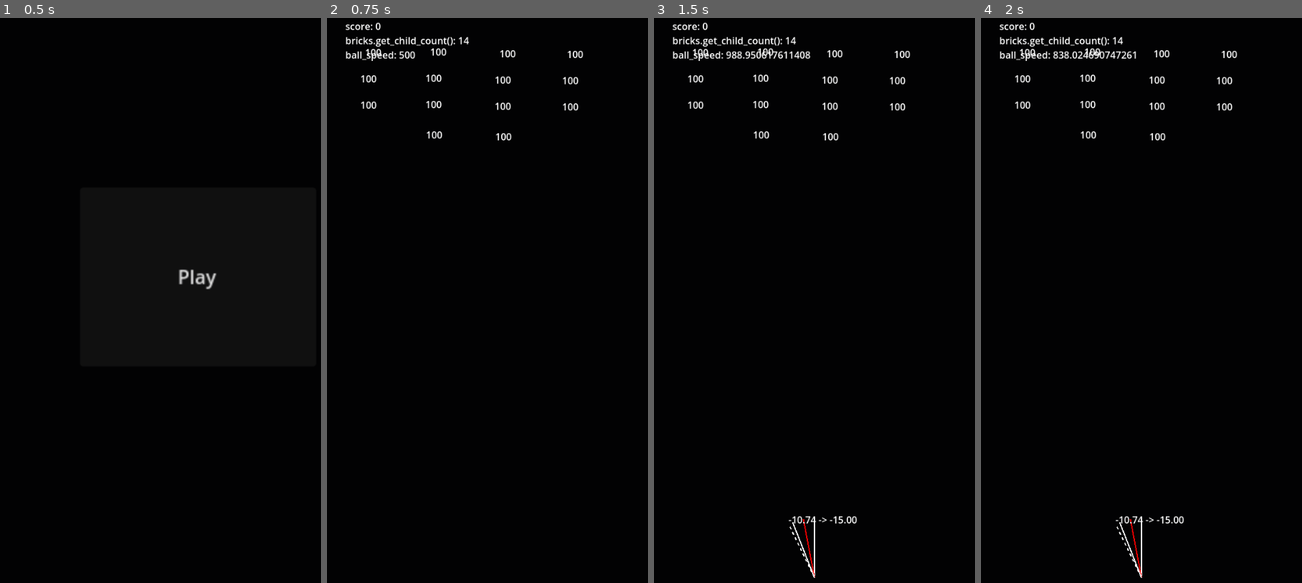
Above: before the commit, frames 1-4 (left to right).
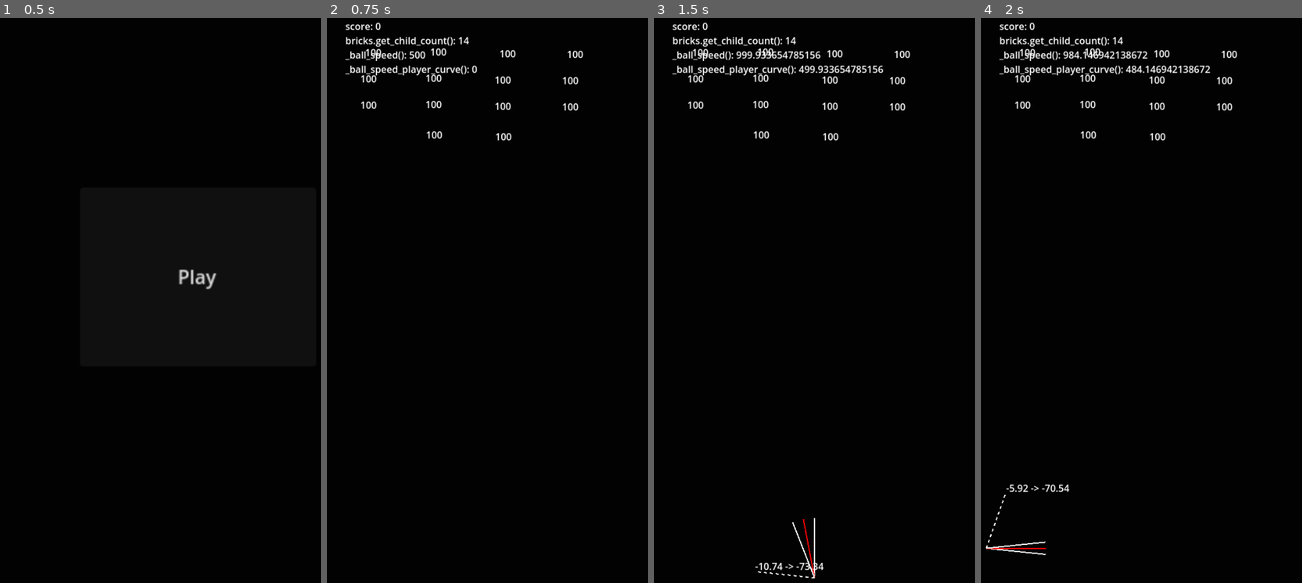
Above: after the commit, the same moments.

Repository: arunas-cesonis/pingpong2
Game: Godot game, scene res://main.tscn
Same seed, same stepped clock (60 frames per second), same inputs: the game is played once before the commit and once after it.
Inputs:
- Up to frame 1 (0.5 s): no input
- Up to frame 2 (0.75 s): click "Play" at 0.5 s
- Up to frame 3 (1.5 s): tap Enter at 1.25 s; hold D (MoveRight) from 1.28 s (still down)
- Up to frame 4 (2 s): keep holding D (MoveRight)

Frame 1 is identical in both runs. In frame 2, 0.5% of the frame differs, in the area x 5-47%, y 5-11%; in frame 3, 1.2%; in frame 4, 1.5%, in the area x 1-72%, y 5-100%.

Commit message:
Add player curve

Diff:
--- a/game.gd
+++ b/game.gd
@@ -3,7 +3,8 @@
 # TODO
 # 1. On-collision properties: angle limit, acceleration, node spawned, sound played.
 # Use @export_exp_easing where applicable.
-# 2. Mouse controls
+# 2. Restrict reflection normal from player pad to Vector2.UP
+# 3. Mouse controls
 
 const Brick = preload("res://brick.gd")
 const RotatingBrick = preload("res://rotating_brick.gd")
@@ -15,15 +16,20 @@
 
 @export_group("Common")
 @export var initial_ball_direction := Vector2(0.0, 1.0)
-@export var initial_ball_speed := 500.0
 @export var player_speed := 500.0
 @export var reflect_amount := 0.5
+@export_category("Ball speed")
+@export var base_ball_speed := 500.0
+@export var ball_speed_player_collision: Curve = Curve.new()
+@export_range(0.0, 10.0, 0.001) var ball_speed_player_duration: float = 1.0
+@onready var ball_speed_player_time := ball_speed_player_duration
+
+# @export var curve_demo: Curve = Curve.new()
 
 @export_group("Ball collision")
 @export_category("Player")
 @export_range(0.0, 90.0, 0.001, "degrees") var player_angle_limit_min := 0.0
 @export_range(0.0, 90.0, 0.001, "degrees") var player_angle_limit_max := 90.0
-@export var curve_demo: Curve = Curve.new()
 @export_category("Wall")
 @export_range(0.0, 90.0, 0.001, "degrees") var wall_angle_limit_min := 0.0
 @export_range(0.0, 90.0, 0.001, "degrees") var wall_angle_limit_max := 90.0
@@ -34,9 +40,8 @@
 @onready var player_velocity = Vector2.ZERO
 
 var score := 0
-var ball_speed_tween: Tween = null
 
-@onready var ball_speed = initial_ball_speed
+@onready var ball_speed = base_ball_speed
 @onready var ball_direction = initial_ball_direction
 
 signal finished(score: int)
@@ -51,8 +56,14 @@
 	if Input.is_action_just_pressed("Reset"):
 		get_tree().reload_current_scene()
 
+func _ball_speed_player_curve() -> float:
+	return ball_speed_player_collision.sample(ball_speed_player_time / ball_speed_player_duration)
+
+func _ball_speed() -> float:
+	return base_ball_speed + _ball_speed_player_curve()
+
 func _ball_velocity() -> Vector2:
-	return ball_direction * ball_speed
+	return ball_direction * _ball_speed()
 
 func _limit_bounce_angle(normal: Vector2, direction: Vector2, limit_min: float, limit_max: float) -> Vector2:
 	var angle = normal.angle_to(direction)
@@ -61,6 +72,7 @@
 
 func _physics_process(delta: float) -> void:
 	player.move_and_collide(player_velocity * delta)
+	ball_speed_player_time = minf(ball_speed_player_duration, ball_speed_player_time + delta)
 
 	# safe_margin = 1.0 here helps to unstuck the ball from rotating platforms
 	# and possibly player controlled platform
@@ -80,20 +92,11 @@
 			normal = normal_offseted
 			bounce_angle_limit_max = player_angle_limit_max
 			bounce_angle_limit_min = player_angle_limit_min
-
-			if ball_speed_tween:
-				ball_speed_tween.kill()
-				ball_speed_tween = null
-			var tween := get_tree().create_tween()
-			ball_speed = 1000.0
-			var t = tween.tween_property(self, "ball_speed", initial_ball_speed, 3.0)
-			t.set_ease(Tween.EaseType.EASE_OUT)
-			t.set_trans(Tween.TransitionType.TRANS_QUAD)
-			ball_speed_tween = tween
+			ball_speed_player_time = 0.0
 
 		elif collision.get_collider() is Brick:
 			var brick := collision.get_collider() as Brick
-			if brick.apply_damage(101.0):
+			if brick.apply_damage(51.0):
 				score += 1
 			bounce_angle_limit_min = brick_angle_limit_min
 			bounce_angle_limit_max = brick_angle_limit_max
@@ -127,4 +130,5 @@
 	player_velocity.x = direction * player_speed
 	$Debug.update_value("score", score)
 	$Debug.update_value("bricks.get_child_count()", bricks.get_child_count())
-	$Debug.update_value("ball_speed", ball_speed)
+	$Debug.update_value("_ball_speed()", _ball_speed())
+	$Debug.update_value("_ball_speed_player_curve()", _ball_speed_player_curve())
--- a/game.tscn
+++ b/game.tscn
@@ -1,8 +1,14 @@
-[gd_scene load_steps=7 format=3 uid="uid://chc5a3xqiv7b"]
+[gd_scene load_steps=8 format=3 uid="uid://chc5a3xqiv7b"]
 
 [ext_resource type="Script" path="res://game.gd" id="1_jahp3"]
 [ext_resource type="PackedScene" uid="uid://bd2vvxg46gdxp" path="res://brick.tscn" id="2_2dy8e"]
 [ext_resource type="Script" path="res://debug.gd" id="3_xqd3c"]
+
+[sub_resource type="Curve" id="Curve_50j4u"]
+min_value = -500.0
+max_value = 500.0
+_data = [Vector2(0, 500), 0.0, 0.0, 0, 0, Vector2(1, 0), 0.0, 0.0, 0, 0]
+point_count = 2
 
 [sub_resource type="RectangleShape2D" id="RectangleShape2D_snhc6"]
 size = Vector2(20, 960)
@@ -15,9 +21,11 @@
 
 [node name="Game" type="Node2D"]
 script = ExtResource("1_jahp3")
-player_angle_limit_min = 15.0
-player_angle_limit_max = 20.692
-wall_angle_limit_min = 75.058
+ball_speed_player_collision = SubResource("Curve_50j4u")
+ball_speed_player_duration = 5.0
+player_angle_limit_min = 73.34
+player_angle_limit_max = 84.097
+wall_angle_limit_min = 70.541
 metadata/_edit_vertical_guides_ = [-504.0]
 
 [node name="WallLeft" type="StaticBody2D" parent="."]
--- a/project.godot
+++ b/project.godot
@@ -43,6 +43,11 @@
 "events": [Object(InputEventKey,"resource_local_to_scene":false,"resource_name":"","device":-1,"window_id":0,"alt_press …(192 unchanged characters)…
 ]
 }
+Pause={
+"deadzone": 0.5,
+"events": [Object(InputEventKey,"resource_local_to_scene":false,"resource_name":"","device":-1,"window_id":0,"alt_pressed":false,"shift_pressed":false,"ctrl_pressed":false,"meta_pressed":false,"pressed":false,"keycode":0,"physical_keycode":80,"key_label":0,"unicode":112,"location":0,"echo":false,"script":null)
+]
+}
 
 [rendering]
 
